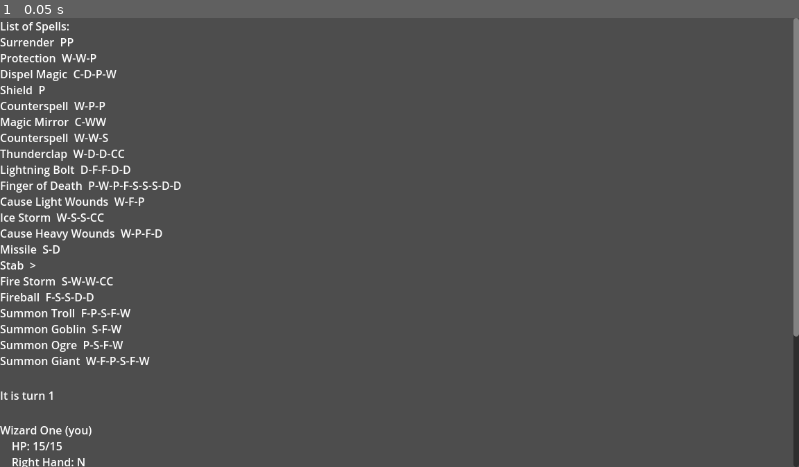
Above: before the commit, frame 1.
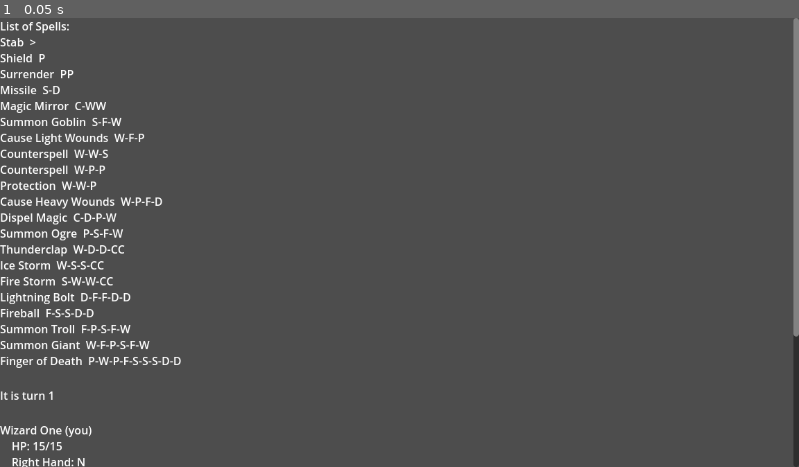
Above: after the commit, the same moment.

Repository: snhumphr/Wizard-Duels
Game: Godot game, scene res://game.tscn
Same seed, same stepped clock (60 frames per second), same inputs: the game is played once before the commit and once after it.
Inputs:
- Up to frame 1 (0.05 s): no input

The runs differ from the first frame. In frame 1, 3.4% of the frame differs, in the area x 0-23%, y 4-78%.

Commit message:
Made the spell list sort by spell gesture length(and thus, generally by power)

Diff:
--- a/Game.gd
+++ b/Game.gd
@@ -22,6 +22,8 @@
 # Called when the node enters the scene tree for the first time.
 func _ready():
 	loadSpells("res://resources/spells", spellArray)
+
+	spellArray.sort_custom(spellPowerSort)
 
 	for i in spellArray.size():
 		spellArray[i].id = i
@@ -320,14 +322,6 @@
 
 	return message
 
-func spellOrderSort(spellA, spellB):
-	if spellA[0].effect < spellB[0].effect:
-		return true
-	elif spellA[0].effect == spellB[0].effect and spellA[0].effect_name == "Reflect":
-		return true
-	else:
-		return false
-
 func checkSpellInterference(spell, target):
 
 	if spell.blockable:
@@ -386,6 +380,25 @@
 	else:
 		return false
 
+func spellOrderSort(spellA, spellB):
+	if spellA[0].effect < spellB[0].effect:
+		return true
+	elif spellA[0].effect == spellB[0].effect and spellA[0].effect_name == "Reflect":
+		return true
+	else:
+		return false
+
+func spellPowerSort(spellA, spellB):
+	if spellA.gestures.size() < spellB.gestures.size():
+		return true
+	elif spellA.gestures.size() == spellB.gestures.size():
+		if spellA.gestures[spellA.gestures.size()-1].length() < spellB.gestures[spellB.gestures.size()-1].length():
+			return true
+		else:
+			return false
+	else:
+		return false
+
 func spellCompare(spell, targetID):
 	return spell.id < targetID
 
